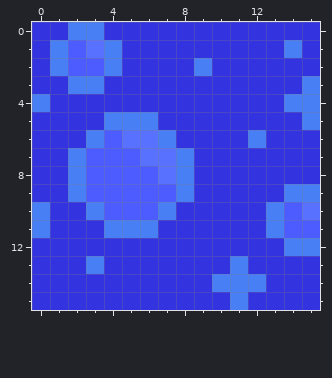
A pixel-art file gets an edit: gatito/assets/ase/water_bubbles.aseprite. Above is the file before it was changed.
16x16 pixels, 1 frame.
After the commit:
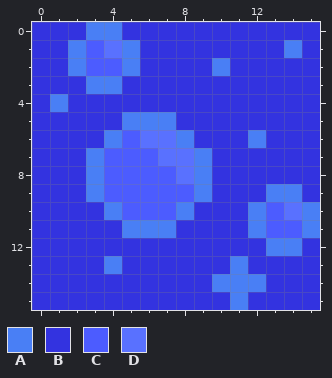
Palette (. is transparent): A #497ff5  B #3333e0  C #4c5cff  D #5971ff
Change:
Colour B becomes colour A in row 0 at x 4; in row 1 at x 5; in row 2 at x 5 and 10; in row 3 at x 4; in row 4 at x 1; in row 5 at x 7.
Colour B becomes colour A in row 6 at x 8; in rows 7 to 8 at x 9; in row 9 at x 9 and 13; in row 10 at x 8 and 12; in row 11 at x 7 and 12; in row 12 at x 13.
Colour B becomes colour A in row 13 at x 4.
Colour C becomes colour A in rows 1 to 2 at x 2; in row 6 at x 4; in rows 7 to 9 at x 3; in row 10 at x 4; in row 11 at x 15.
Colour D becomes colour A in row 10 at x 15.
Colour A becomes colour B in row 0 at x 2; in row 1 at x 1; in row 2 at x 1 and 9; in row 3 at x 2 and 15; in row 4 at x 0 and 14 to 15; in row 5 at x 4 and 15.
Colour A becomes colour B in row 6 at x 3; in rows 7 to 8 at x 2; in row 9 at x 2 and 15; in row 10 at x 0 and 3; in row 11 at x 0 and 4; in row 12 at x 15.
Colour A becomes colour B in row 13 at x 3.
Colour A becomes colour C in row 2 at x 4; in row 9 at x 8; in row 10 at x 7 and 13; in row 11 at x 13.
Colour D becomes colour C in row 1 at x 3; in row 6 at x 5; in row 7 at x 6; in row 8 at x 7.
Colour A becomes colour D in row 1 at x 4; in row 6 at x 7; in rows 7 to 8 at x 8.
Colour C becomes colour D in row 10 at x 14.
Changed places in both pictures, as pixel boxes (x1, y1, x2, y2):
changed: (32, 22, 320, 274)
